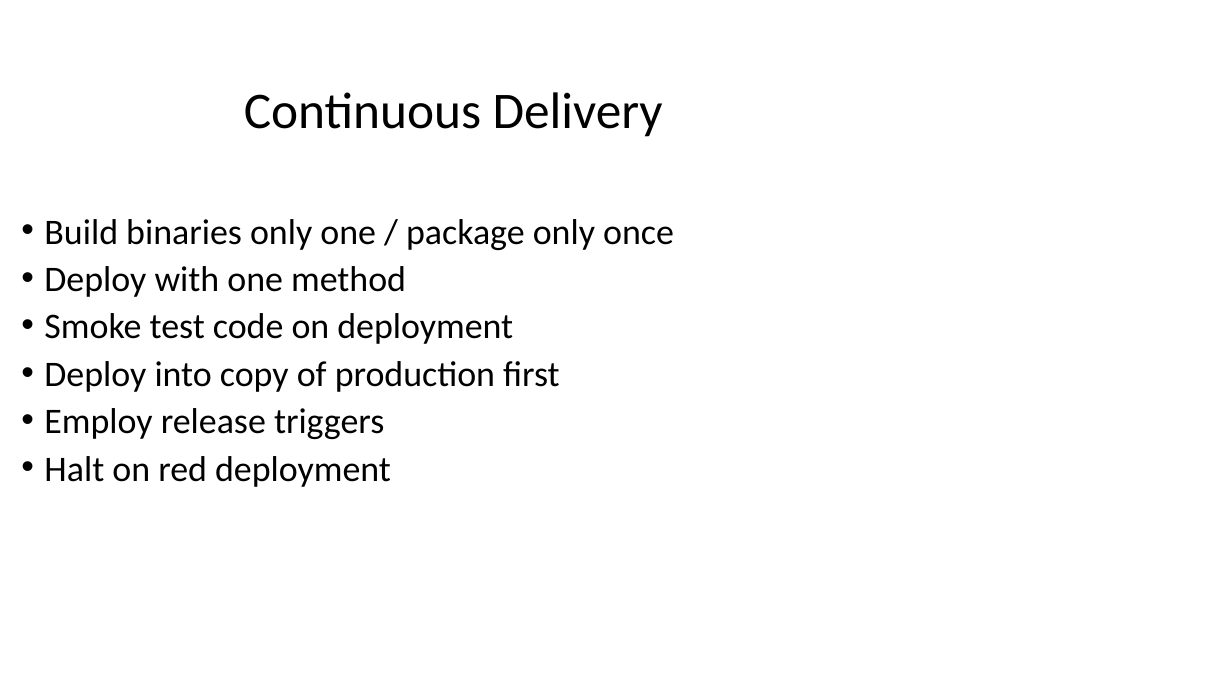
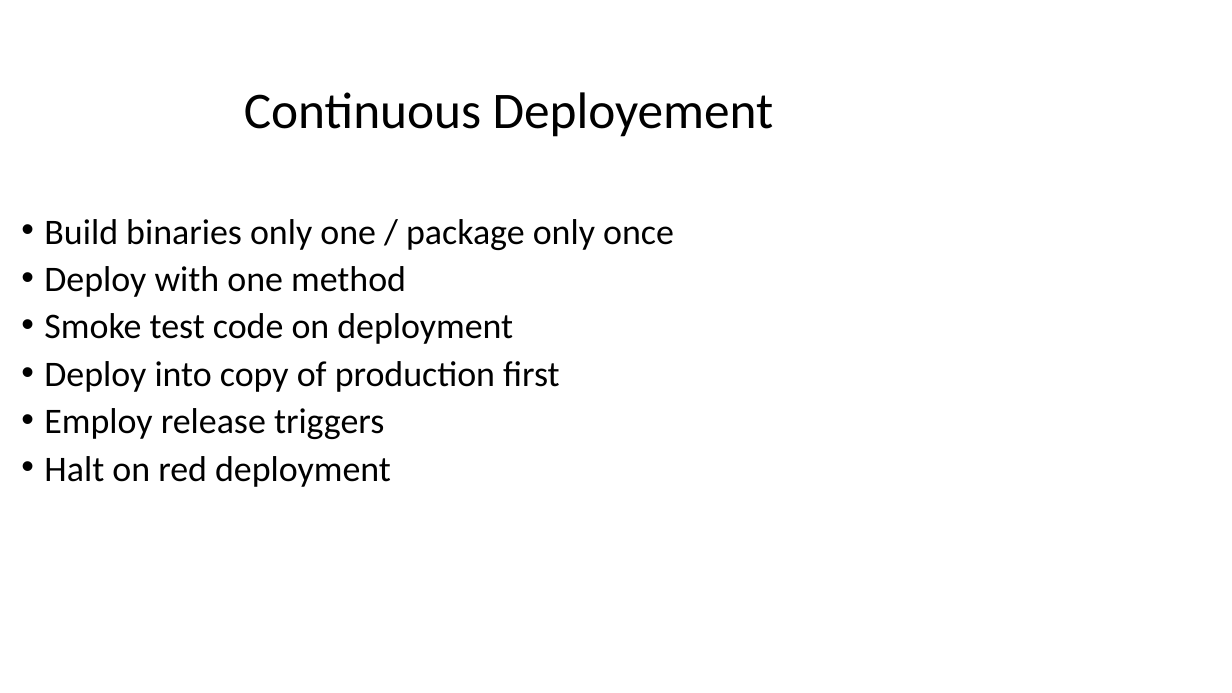
Before and after one commit to Tim-AEQ/devops, a slide deck: slide 12 of CD Patterns.pptx (slide 11 before the commit). Drawn at 1232x693 pixels with LibreOffice and Linux fonts; fonts in the diff are those of the drawing. Boxes give left, top, right and bottom in pixels: in the first picture for what was removed or moved away, otherwise in the second. Text is boxed around its words. In the diff, an @@ line names an element or a change of style, - is before the commit and + after.

```diff
--- a/CD Patterns.pptx
+++ b/CD Patterns.pptx
@@ text at (x1=244, y1=92, x2=774, y2=137): text changed @@
-Continuous Delivery
+Continuous Deployement
```
Also in this commit, not shown: 4 other slides changed, 2 slides added, 1 other file.
